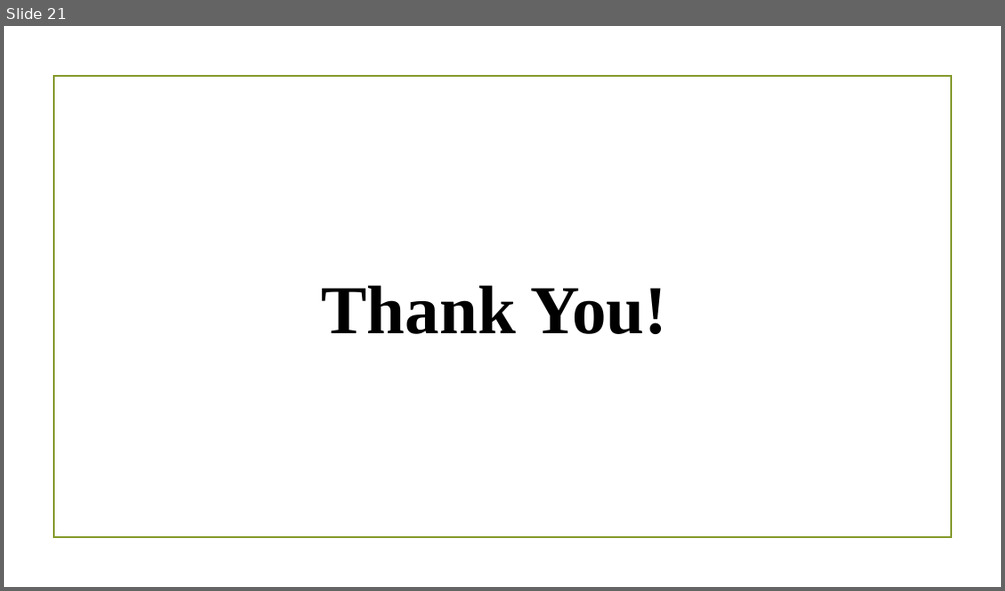
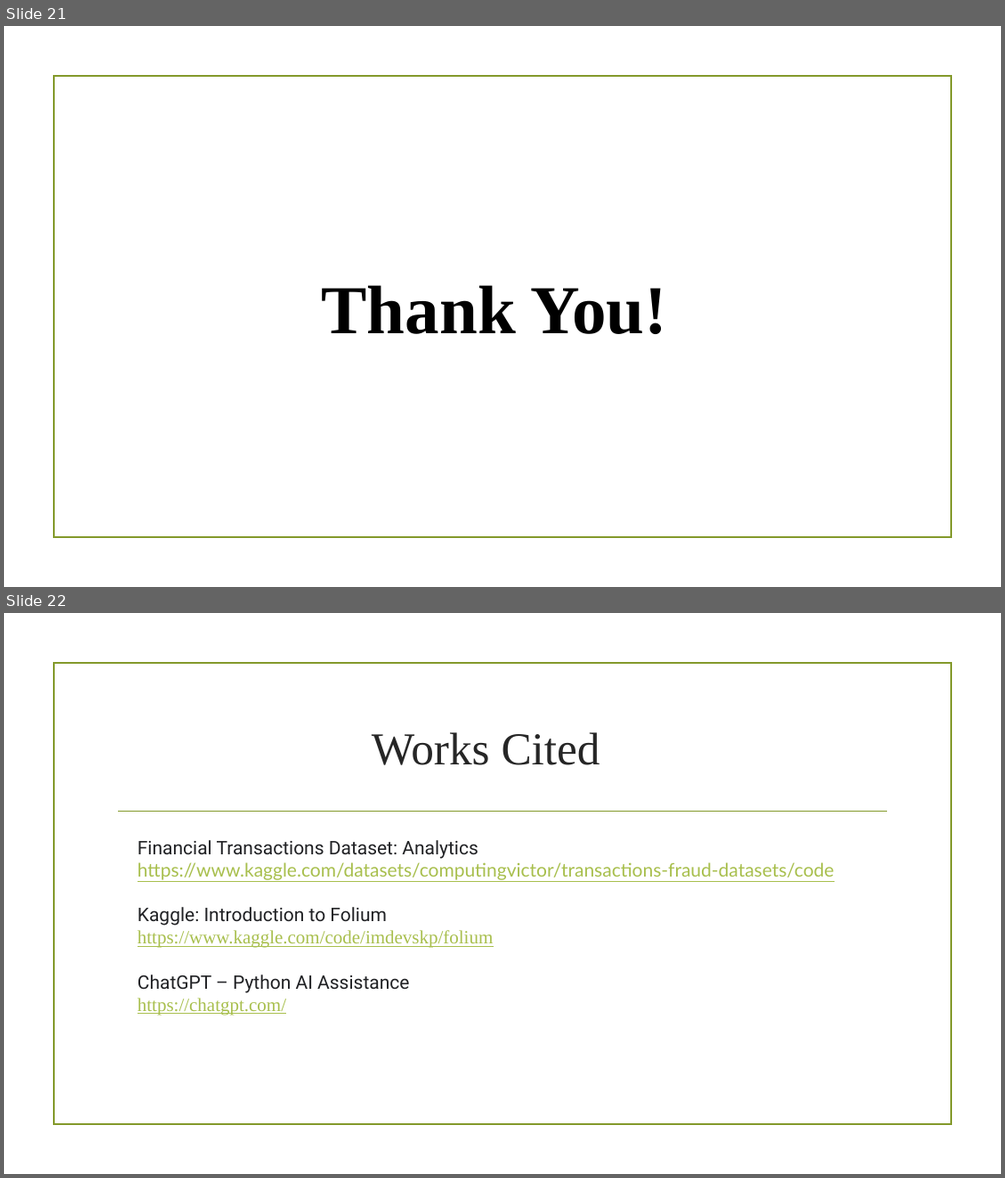
Before and after one commit to crobarnold/project1-group12, a slide deck: Project 1 Group 12 Presentation_CM.pptx. Shown one above the other, each under a label of ours: slide 21 before the commit, slides 21 and 22 after it. The pictures are 1005x591 and 1005x1178 pixels, drawn with LibreOffice and Linux fonts; fonts in the diff are those of the drawing; background and template pictures are left out. Boxes give left, top, right and bottom in pixels: in the first picture for what was removed or moved away, otherwise in the second. Text is boxed around its words. In the diff, an @@ line names an element or a change of style, - is before the commit and + after.

Commit message:
Updated PPT

```diff
--- a/Project 1 Group 12 Presentation_CM.pptx
+++ b/Project 1 Group 12 Presentation_CM.pptx
@@ slide 22 added at (4, 613, 1001, 1174), background picture (left out); not listed: 1 template element that a slide beside it also shows @@
@@ title added at (372, 732, 600, 765), 44 pt, text #262626 @@
+Works Cited
@@ line added from (119, 811) to (887, 811), #83992A 1.25 pt @@
@@ text added at (138, 840, 834, 1015), 18 pt, text #A8BF4D, underline @@
+Financial Transactions Dataset: Analytics
+https://www.kaggle.com/datasets/computingvictor/transactions-fraud-datasets/code
+Kaggle: Introduction to Folium
+https://www.kaggle.com/code/imdevskp/folium
+ChatGPT – Python AI Assistance
+https://chatgpt.com/
```
Also in this commit, not shown: 1 slide changed.
